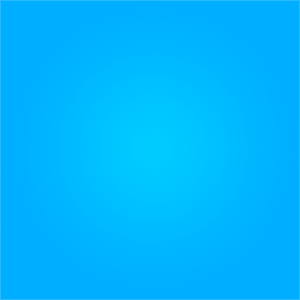
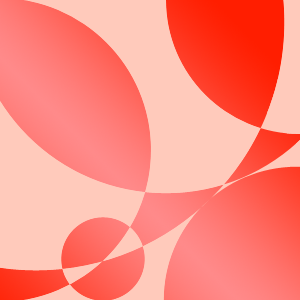
Layered file, before and after one edit (300×300). Changes by layer:
showed "레이어 1", painted on it over (x1=0, y1=0, x2=300, y2=300)
renamed "배경 사본" to "레이어 2", painted on it over (x1=0, y1=0, x2=300, y2=300)
hid "배경" over (x1=0, y1=0, x2=300, y2=300)
